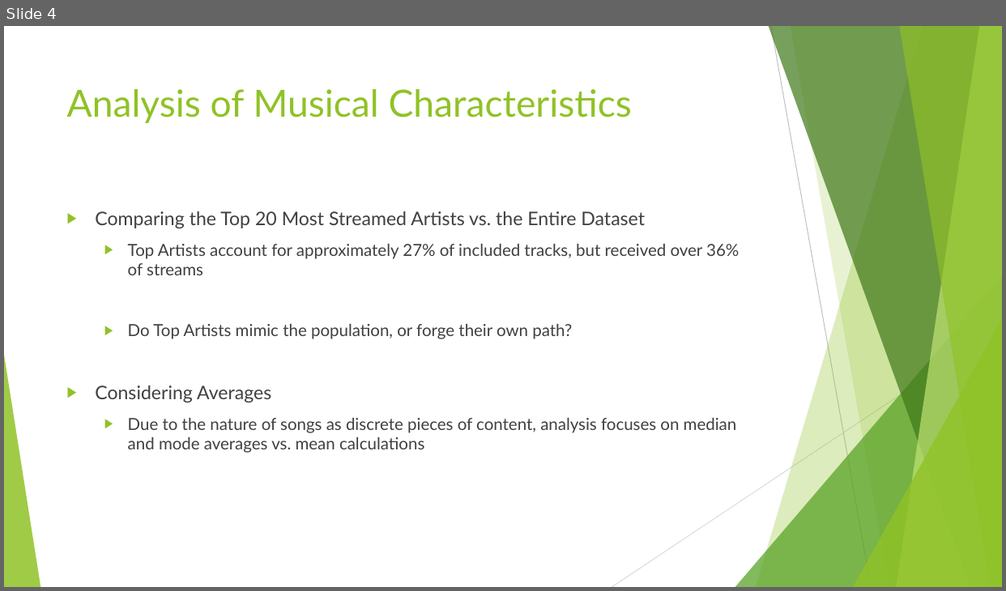
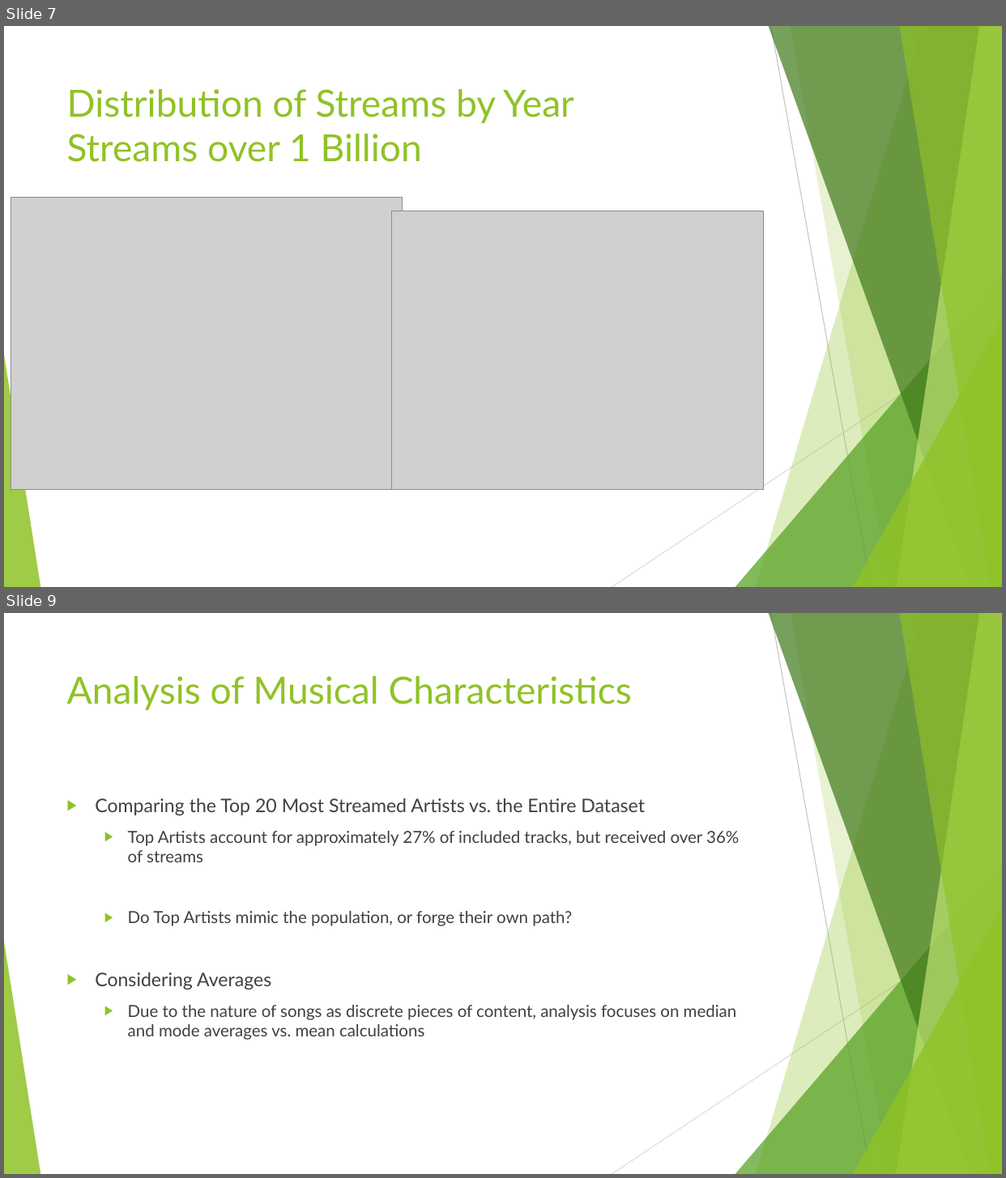
Before and after one commit to d6kramer/project-1-group-08, a slide deck: Project_1_Spotify_2023_Analysis.pptx. Shown one above the other, each under a label of ours: slide 4 before the commit, slides 7 and 9 after it; the slides between them are not shown. The pictures are 1006x591 and 1006x1178 pixels, drawn with LibreOffice and Linux fonts; fonts in the diff are those of the drawing; grey boxes stand for pictures. Boxes give left, top, right and bottom in pixels: in the first picture for what was removed or moved away, otherwise in the second. Text is boxed around its words. In the diff, an @@ line names an element or a change of style, - is before the commit and + after.

```diff
--- a/Project_1_Spotify_2023_Analysis.pptx
+++ b/Project_1_Spotify_2023_Analysis.pptx
@@ slide 7 added at [4,26,1002,587], background #FFFFFF; not listed: 10 template elements that a slide beside it also shows @@
@@ title added at [67,89,574,162], 36 pt, text #90C226 @@
+Distribution of Streams by Year
+Streams over 1 Billion
@@ picture added at [10,197,402,490] @@
@@ picture added at [392,211,764,489] @@
@@ what was slide 4 is now slide 9 @@
```
Also in this commit, not shown: 5 other slides added, 1 slide removed, 1 other file.
